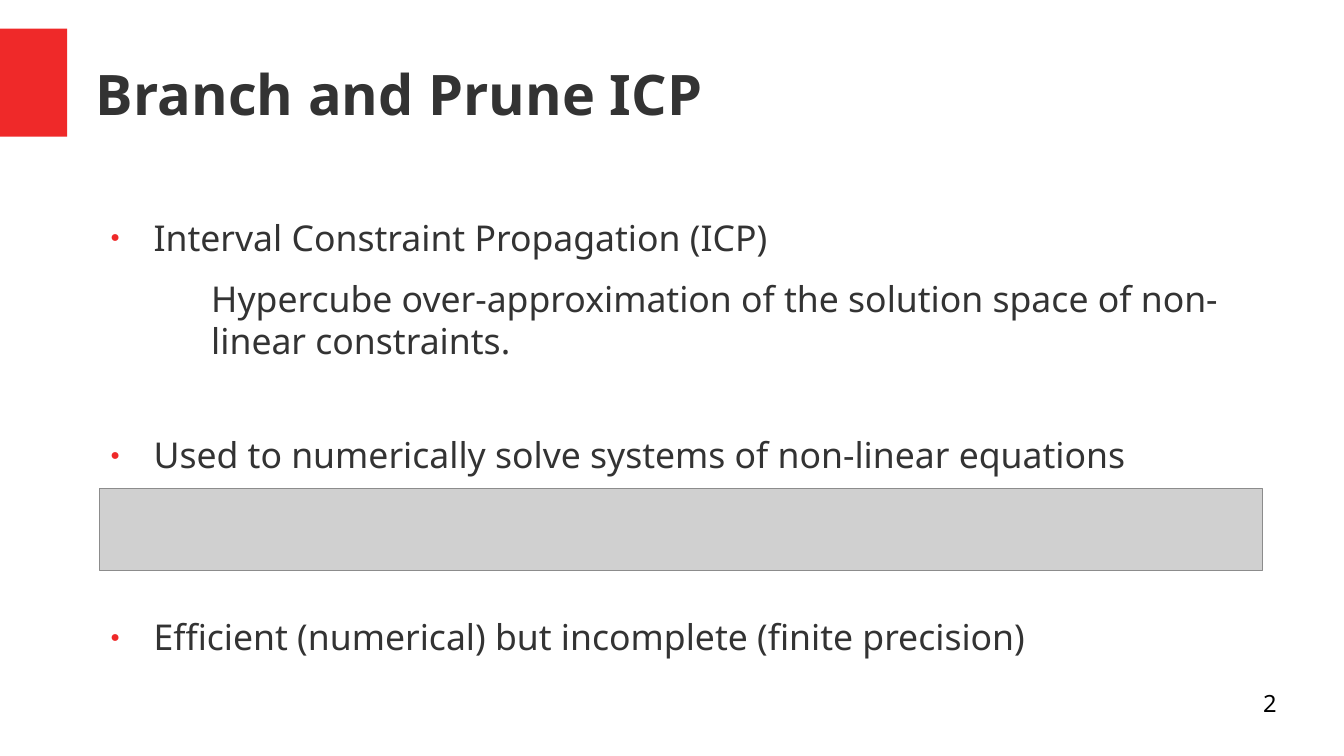
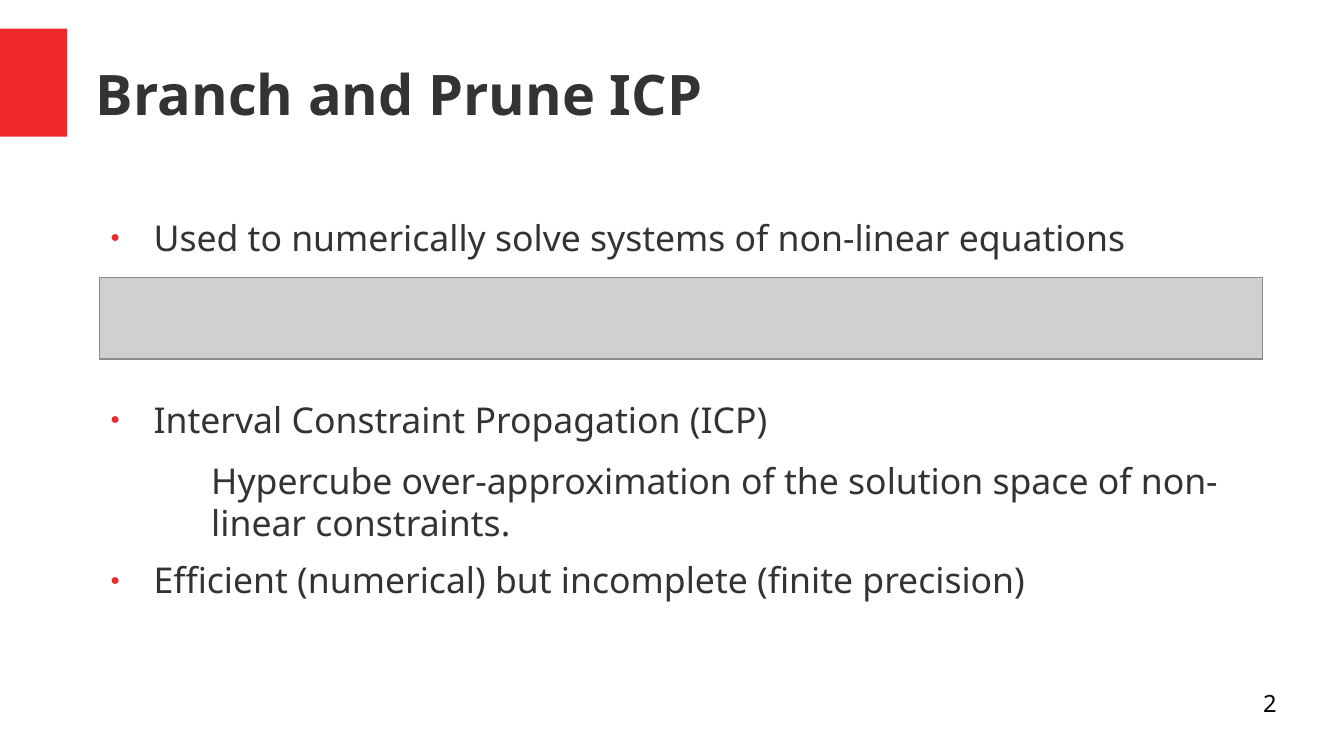
Before and after one commit to dzufferey/presentations, a slide deck: slide 2 of 2019_07_13_NSV/nsv.odp. Drawn at 1344x756 pixels with LibreOffice and Linux fonts; fonts in the diff are those of the drawing; grey boxes stand for pictures. Boxes give left, top, right and bottom in pixels: in the first picture for what was removed or moved away, otherwise in the second. Text is boxed around its words. In the diff, an @@ line names an element or a change of style, - is before the commit and + after.

```diff
--- a/2019_07_13_NSV/nsv.odp
+++ b/2019_07_13_NSV/nsv.odp
@@ text at <box>154,224,1125,260</box>: paragraph added @@
+● Used to numerically solve systems of non-linear equations
@@ picture: place and size @@
-picture at <box>100,489,1264,571</box>
+picture at <box>100,278,1264,360</box>
@@ text at <box>154,441,1125,477</box>: paragraph removed @@
-● Used to numerically solve systems of non-linear equations
```
Also in this commit, not shown: 3 other slides changed, 34 other files.
